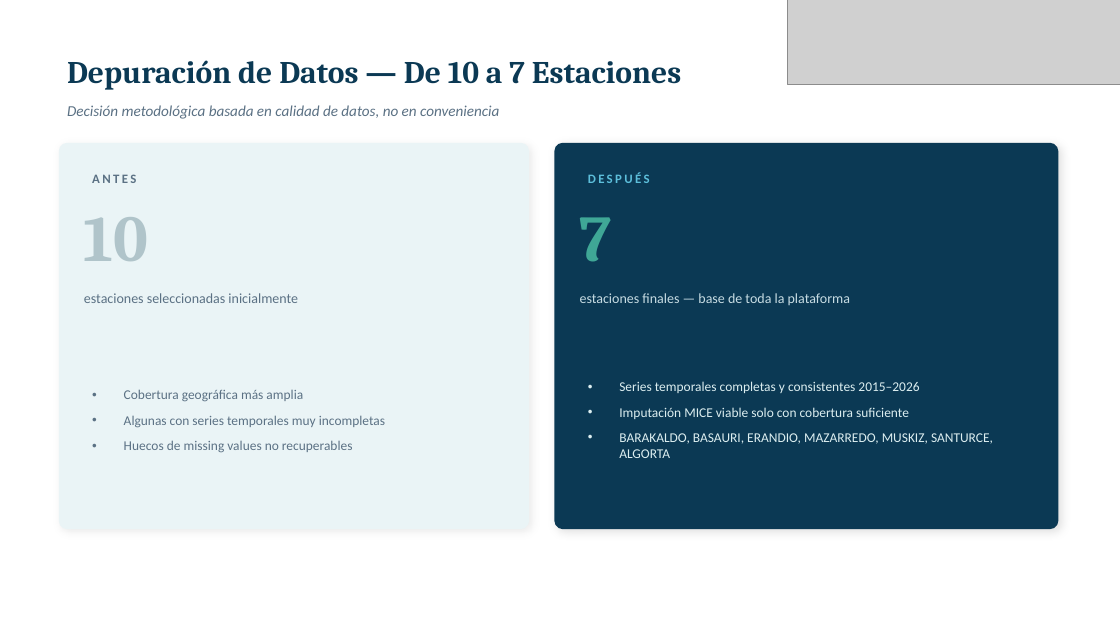
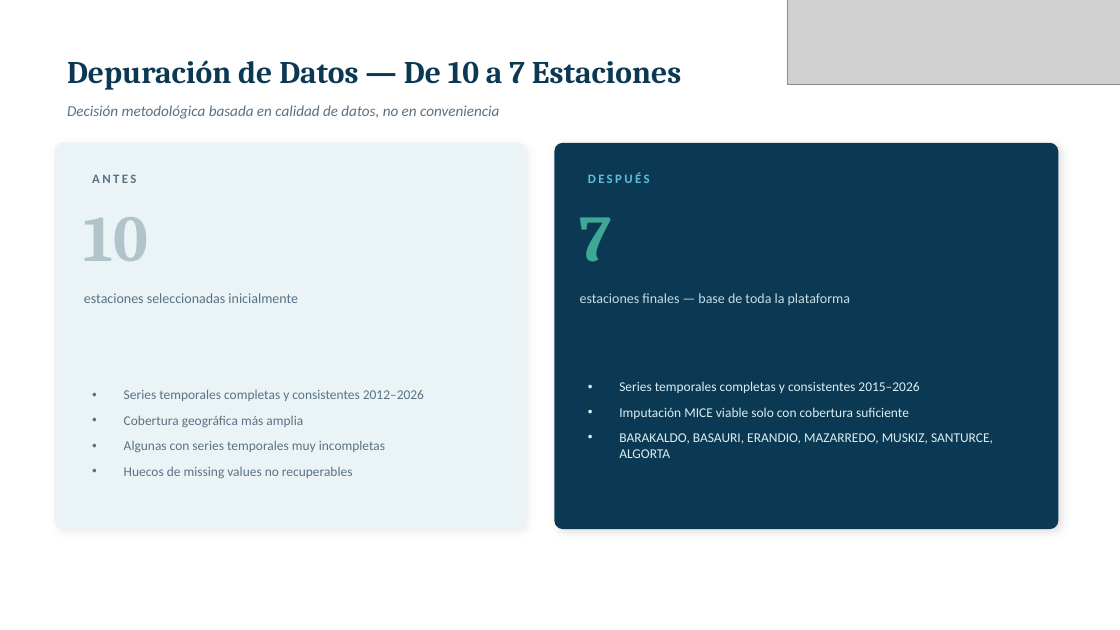
Before and after one commit to armanghazi/AI-Based-Smart-City-Air-Quality-Monitoring-and-Forecasting-System-for-Greater-Bilbao, a slide deck: slide 4 of GeoAI_Bilbao_Presentacion.pptx. Drawn at 1120x630 pixels with LibreOffice and Linux fonts; fonts in the diff are those of the drawing; grey boxes stand for pictures. Boxes give left, top, right and bottom in pixels: in the first picture for what was removed or moved away, otherwise in the second. Text is boxed around its words. In the diff, an @@ line names an element or a change of style, - is before the commit and + after.

```diff
--- a/GeoAI_Bilbao_Presentacion.pptx
+++ b/GeoAI_Bilbao_Presentacion.pptx
@@ rounded rectangle: place and size @@
-rounded rectangle at [59, 143, 529, 529]
+rounded rectangle at [55, 143, 525, 529]
@@ text at [124, 389, 424, 401]: paragraph added @@
+• Series temporales completas y consistentes 2012–2026
```
Also in this commit, not shown: 4 other slides changed, 1 other file.
